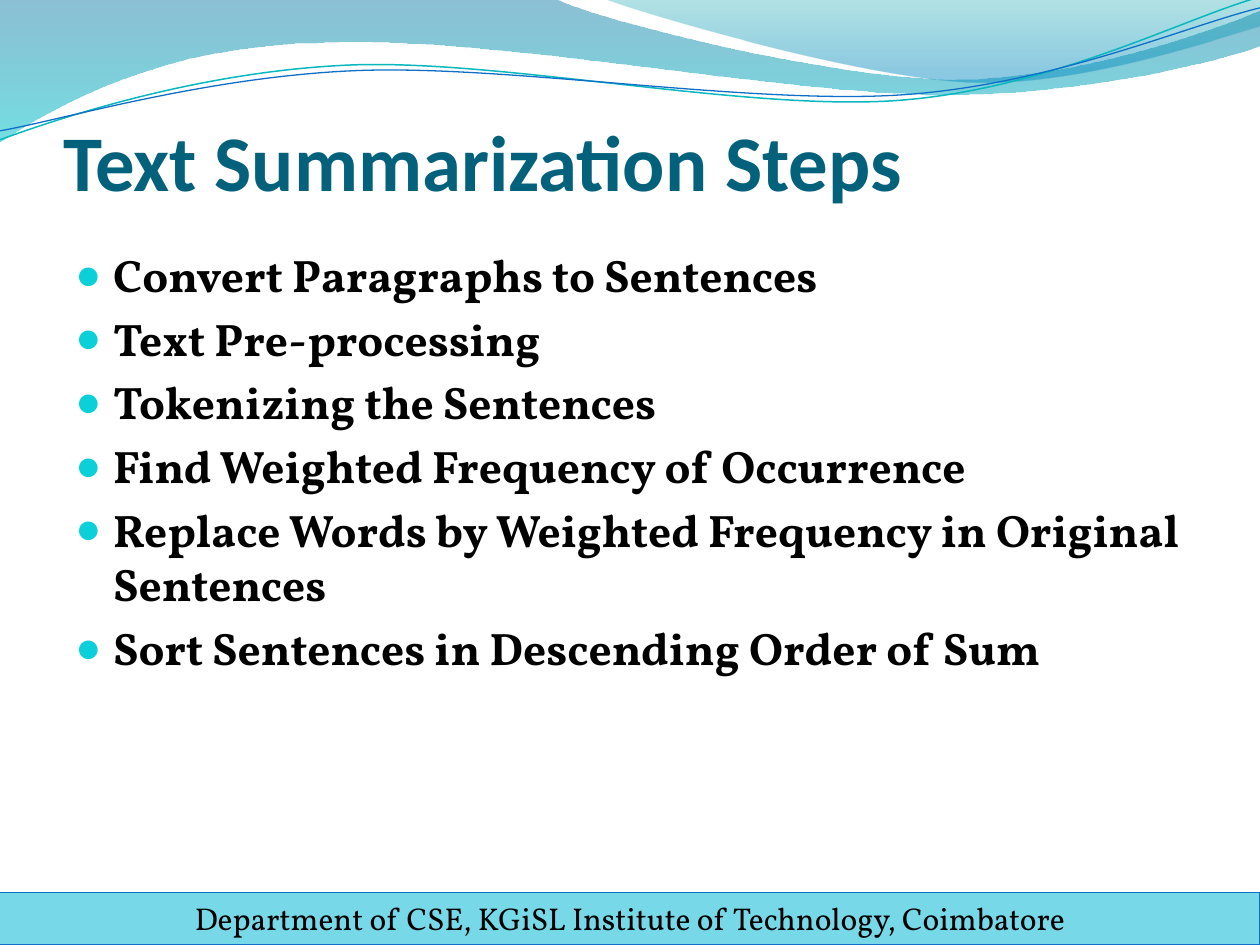
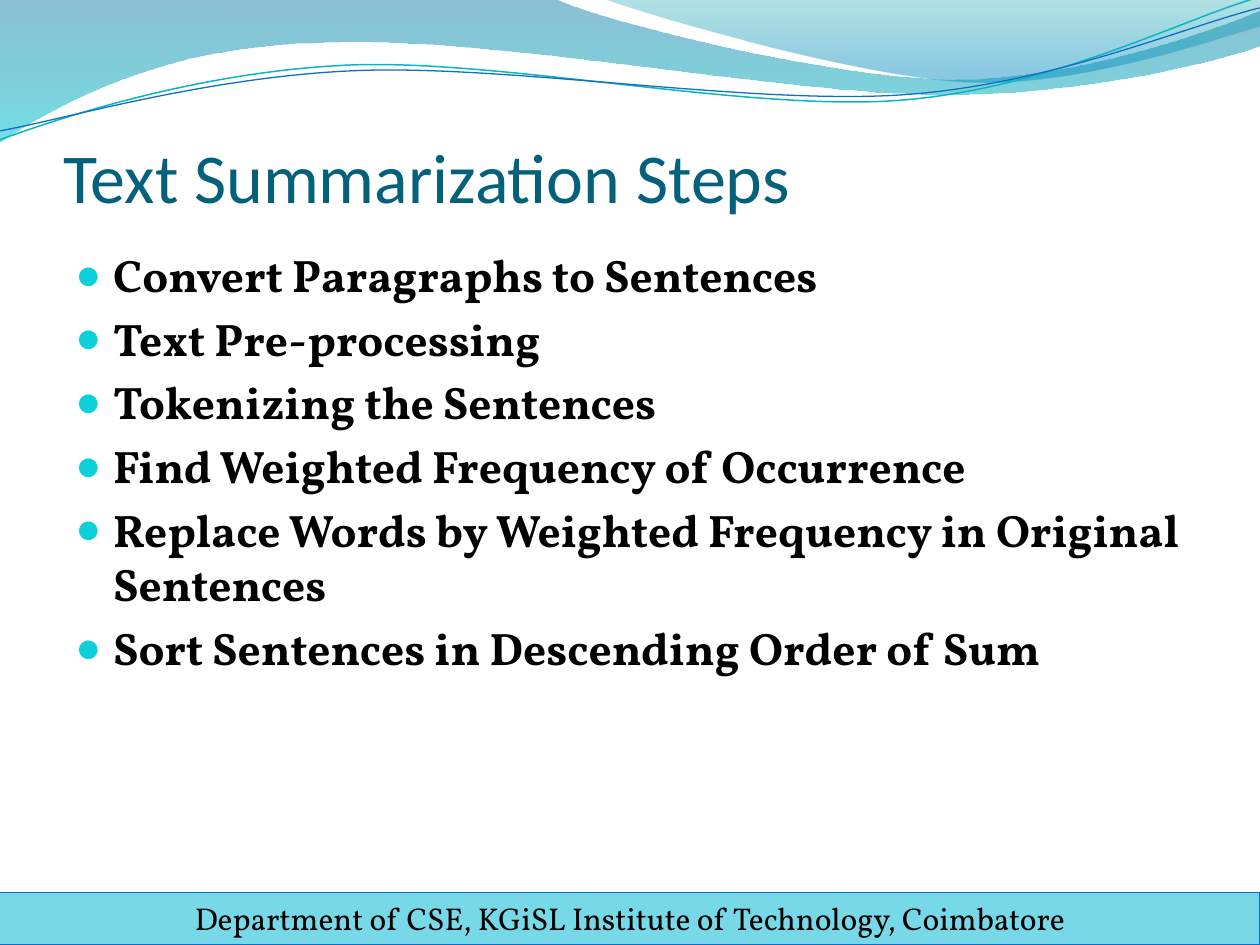
Before and after one commit to sanjay-rb/Ticket-Assignment-Automation, a slide deck: slide 18 of Ticket_Automation/WS/Docs/PPT/final_review_template.pptx. Drawn at 1260x945 pixels with LibreOffice and Linux fonts; fonts in the diff are those of the drawing; background and template pictures are left out. Boxes give left, top, right and bottom in pixels: in the first picture for what was removed or moved away, otherwise in the second. Text is boxed around its words. In the diff, an @@ line names an element or a change of style, - is before the commit and + after.

```diff
--- a/Ticket_Automation/WS/Docs/PPT/final_review_template.pptx
+++ b/Ticket_Automation/WS/Docs/PPT/final_review_template.pptx
@@ title "Text Summarization Steps" at [63, 154, 789, 215]: size 45 to 40 pt, bold off @@
```
Also in this commit, not shown: 27 other slides changed, 6 other files.
